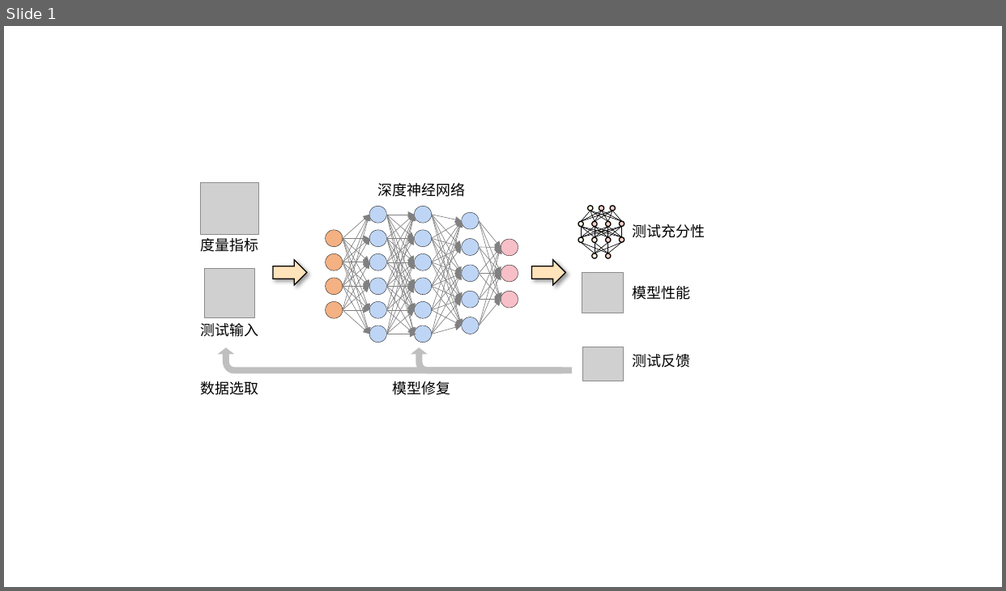
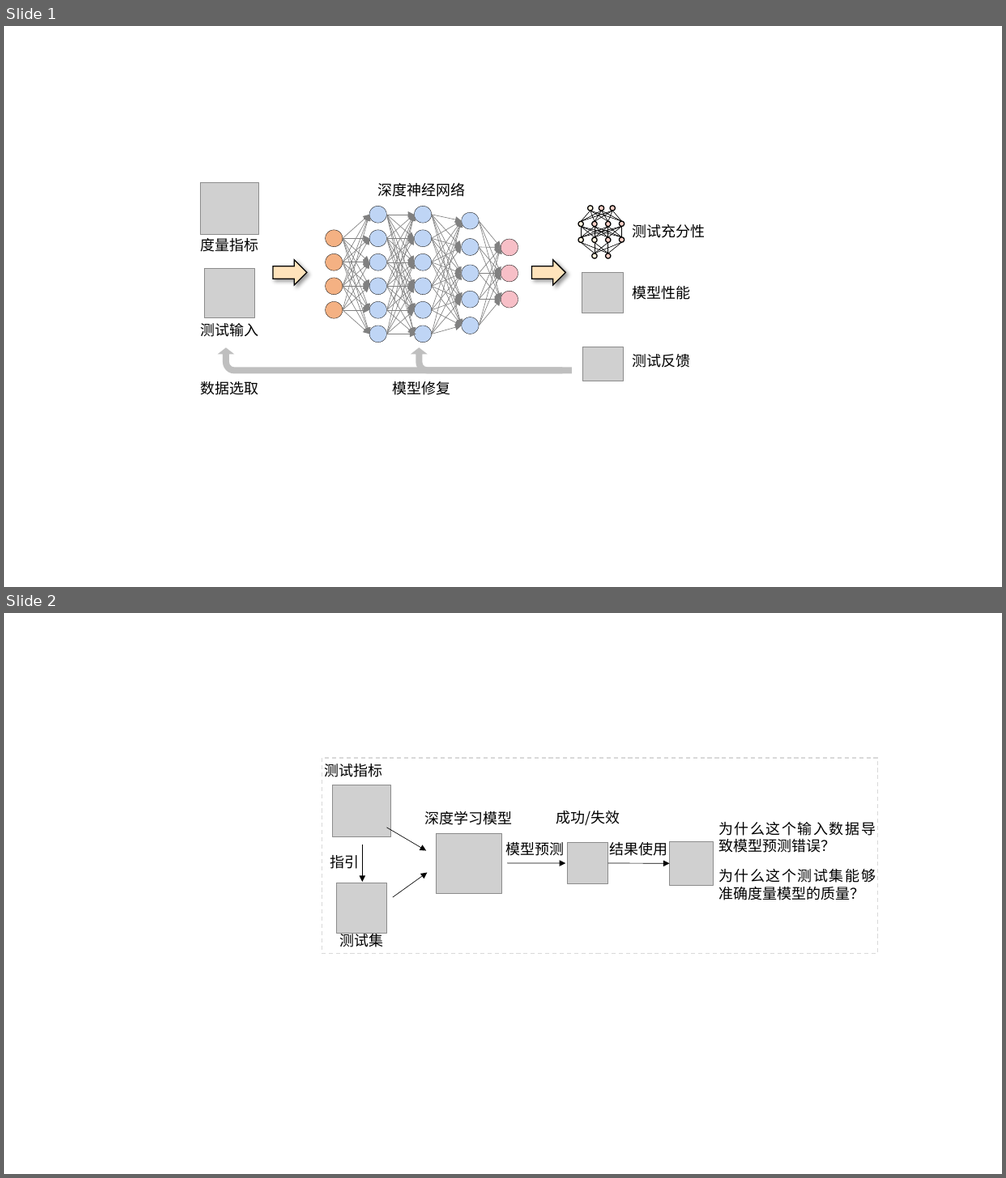
Before and after one commit to XuSihan/Proposal2022, a slide deck: images/intro.pptx. Shown one above the other, each under a label of ours: slide 1 before the commit, slides 1 and 2 after it. The pictures are 1006x591 and 1006x1178 pixels, drawn with LibreOffice and Linux fonts; fonts in the diff are those of the drawing; grey boxes stand for pictures. Boxes give left, top, right and bottom in pixels: in the first picture for what was removed or moved away, otherwise in the second. Text is boxed around its words. In the diff, an @@ line names an element or a change of style, - is before the commit and + after.

```diff
--- a/images/intro.pptx
+++ b/images/intro.pptx
@@ slide 2 added at box(4, 613, 1002, 1174), background #FFFFFF @@
@@ rectangle added at box(322, 758, 879, 954), outline #D9D9D9 1 pt dashed @@
@@ text added at box(324, 764, 382, 777), 14 pt, text #000000 @@
+测试指标
@@ picture added at box(333, 786, 391, 837) @@
@@ arrow added from (386, 828) to (426, 851), #000000 0.5 pt @@
@@ text added at box(425, 811, 513, 825), 14 pt, text #000000 @@
+深度学习模型
@@ text added at box(556, 811, 620, 826), 14 pt, text #000000 @@
+成功/失效
@@ text added at box(718, 822, 876, 901), 14 pt, text #000000 @@
+为什么这个输入数据导致模型预测错误？
+为什么这个测试集能够准确度量模型的质量？
@@ text added at box(330, 855, 359, 869), 14 pt, text #000000 @@
+指引
@@ arrow added from (363, 845) to (363, 882), #000000 0.5 pt @@
@@ picture added at box(436, 833, 502, 894) @@
@@ text added at box(506, 842, 565, 856), 14 pt, text #000000 @@
+模型预测
@@ picture added at box(567, 843, 608, 884) @@
@@ text added at box(610, 842, 668, 856), 14 pt, text #000000 @@
+结果使用
@@ picture added at box(670, 842, 713, 886) @@
@@ arrow added from (393, 897) to (427, 873), #000000 0.5 pt @@
@@ arrow added from (507, 863) to (565, 864), #000000 0.5 pt @@
@@ arrow added from (608, 863) to (670, 864), #000000 0.5 pt @@
@@ picture added at box(336, 884, 386, 934) @@
@@ text added at box(339, 933, 383, 948), 14 pt, text #000000 @@
+测试集
```
Also in this commit, not shown: 4 other files.
